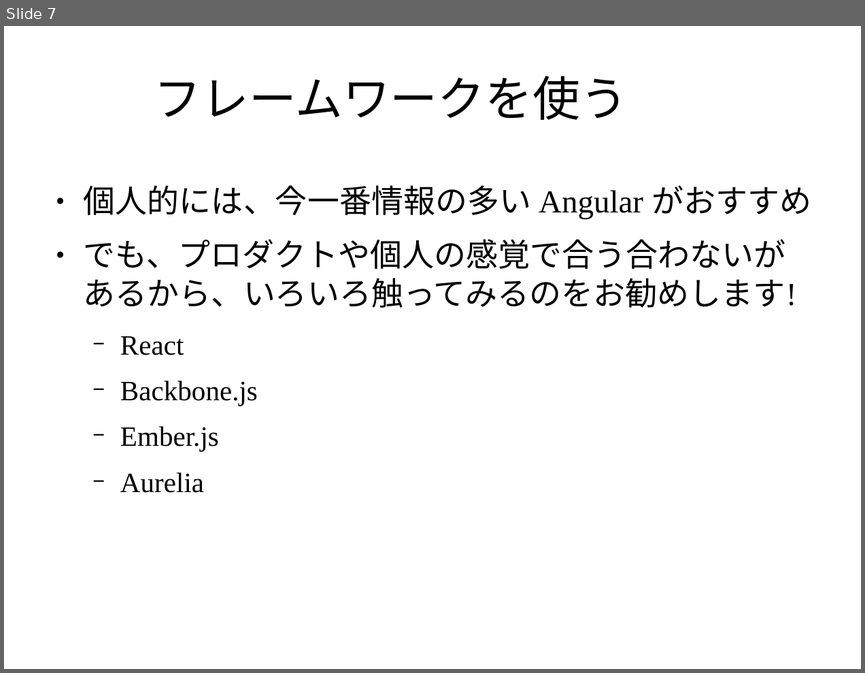
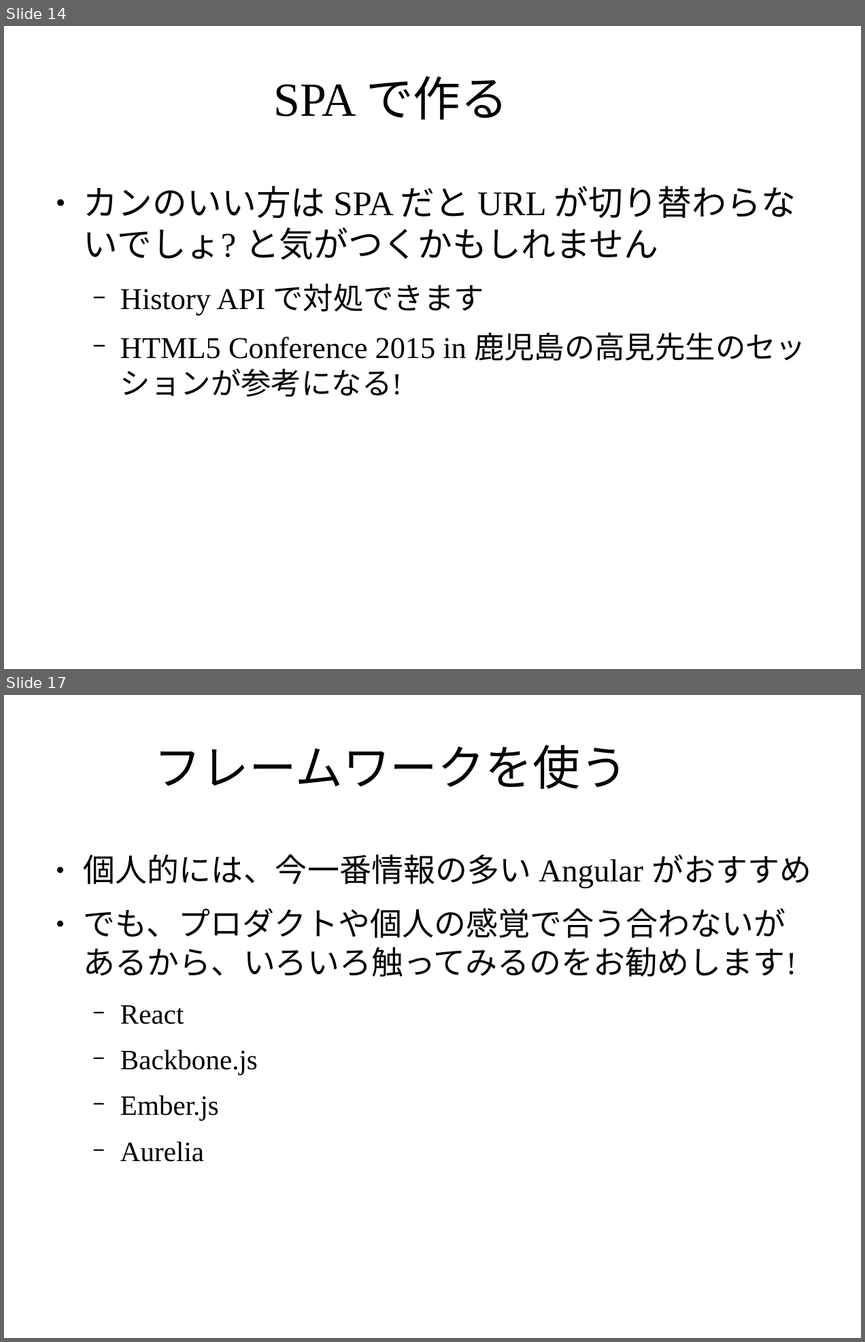
Before and after one commit to masakura/slides, a slide deck: html5jk#1/slide2.odp. Shown one above the other, each under a label of ours: slide 7 before the commit, slides 14 and 17 after it; the slides between them are not shown. The pictures are 865x673 and 865x1342 pixels, drawn with LibreOffice and Linux fonts; fonts in the diff are those of the drawing; background and template pictures are left out. Boxes give left, top, right and bottom in pixels: in the first picture for what was removed or moved away, otherwise in the second. Text is boxed around its words. In the diff, an @@ line names an element or a change of style, - is before the commit and + after.

Commit message:
SPA や HTML5 アプリの開発の図解を追加

```diff
--- a/html5jk#1/slide2.odp
+++ b/html5jk#1/slide2.odp
@@ slide 14 added at (x1=4, y1=26, x2=861, y2=669), background picture (left out) @@
@@ title added at (x1=274, y1=76, x2=509, y2=120), 44 pt, text #000000 @@
+SPA で作る
@@ text added at (x1=84, y1=186, x2=806, y2=397), 28 pt, text #000000 @@
+● カンのいい方は SPA だと URL が切り替わらないでしょ? と気がつくかもしれません
+  − History API で対処できます
+  − HTML5 Conference 2015 in 鹿児島の高見先生のセッションが参考になる!
@@ what was slide 7 is now slide 17 @@
```
Also in this commit, not shown: 5 slides changed, 9 other slides added.
